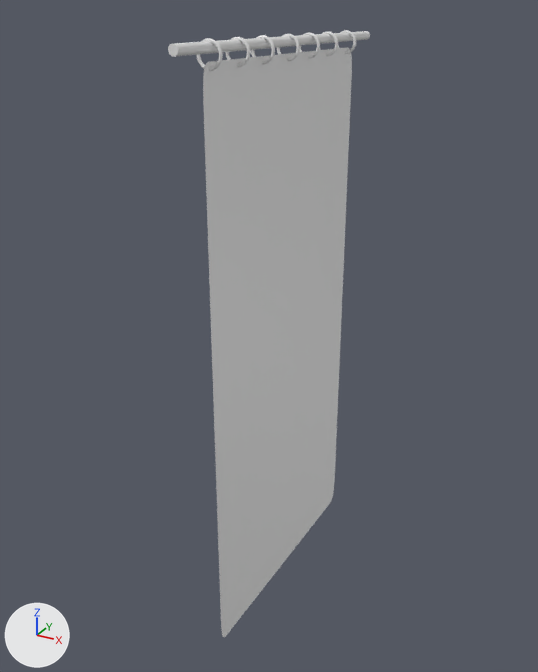
An edit to the Blender file 01-Models/tg-Vorhang.blend, drawn before and after from the same camera.
One viewpoint serves both versions: a 50 mm lens placed at (2.29, -4.45, 2.23), pointed at (-0.12, -0.06, 0.04). Lighting does not change. The marker at lower left points along +X, +Y and +Z.
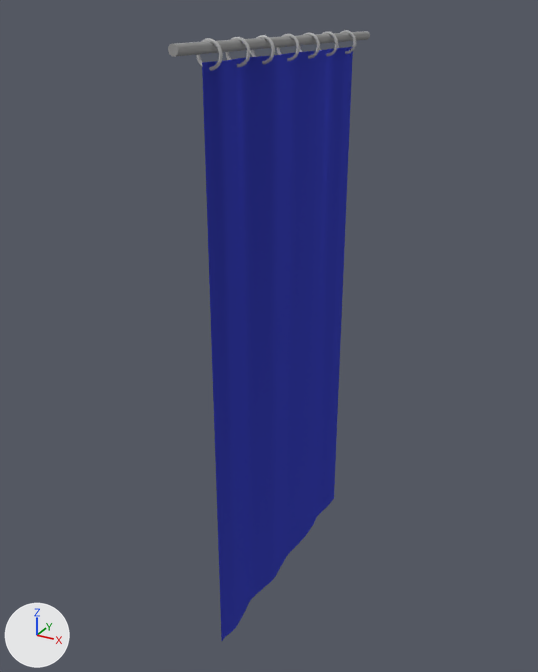
The change, as a diff of the scene's bpy script:
```diff
--- a/01-Models/tg-Vorhang.blend.py
+++ b/01-Models/tg-Vorhang.blend.py
@@ mat_material @@
+mat_material = diffuse_material('Material')
+mat_material.base_color = (0.334, 0.334, 0.334)  # grey #9c9c9c
@@ mat_material_004 @@
+mat_material_004 = bpy.data.materials.new('Material.004')
+mat_material_004.use_nodes = True; mat_material_004.node_tree.nodes.clear()
+_N = mat_material_004.node_tree.nodes; _L = mat_material_004.node_tree.links
+n0 = _N.new('ShaderNodeOutputMaterial'); n0.name = 'Material Output'
+n1 = _N.new('ShaderNodeBsdfSheen'); n1.name = 'Velvet BSDF'
+n1.distribution = 'ASHIKHMIN'
+n1.inputs[0].default_value = (0.0714, 0.0911, 0.8, 1.0)  # 'Color', blue #4c55e7
+n1.inputs[1].default_value = 3.0  # 'Roughness'
+_L.new(n1.outputs[0], n0.inputs[0])  # 'BSDF' to 'Surface'
@@ me_plane_001 @@
 me_plane_001.from_pydata(...)  # 294 vertices, 260 faces; spans x -1.0..1.0, y -1.0..1.0, z 0.0
+me_plane_001.materials.append(mat_material_004)
@@ me_cylinder @@
 me_cylinder.from_pydata(...)  # 64 vertices, 34 faces; spans x -0.03..0.03, y -0.03..0.03, z -1.25..1.25
+me_cylinder.materials.append(mat_material)  # grey #9c9c9c
```

Boxes (x1, y1, x2, y2) around the edits, measured in the pictures (538 x 672 px):
'Plane', recoloured (grey to blue): (202, 47, 353, 641) in both
'Cylinder', recoloured: (168, 31, 370, 57) in both
